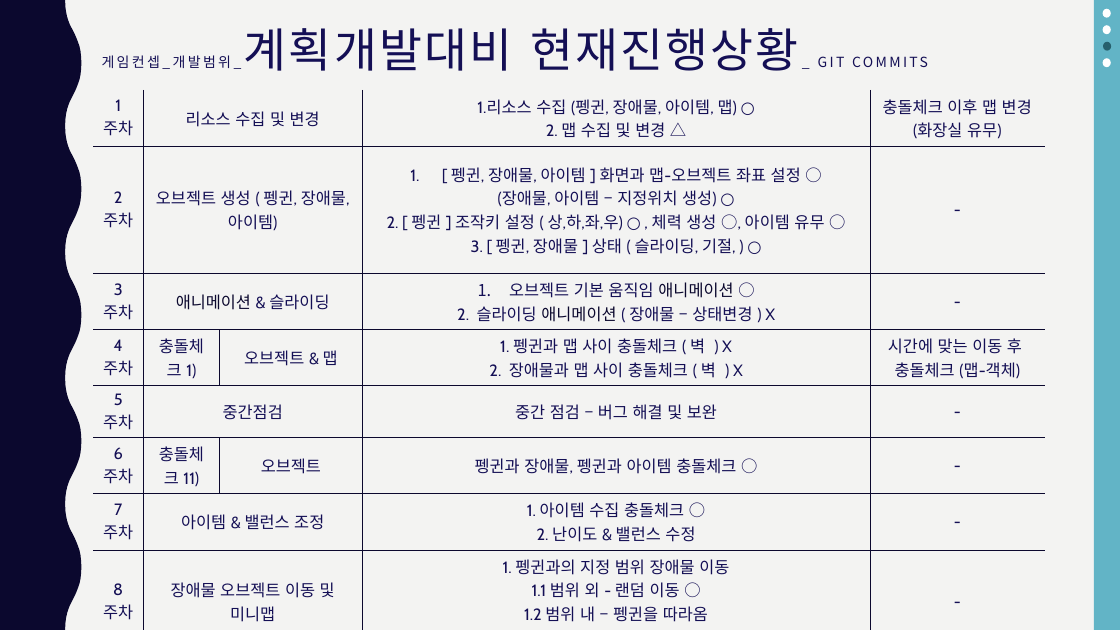
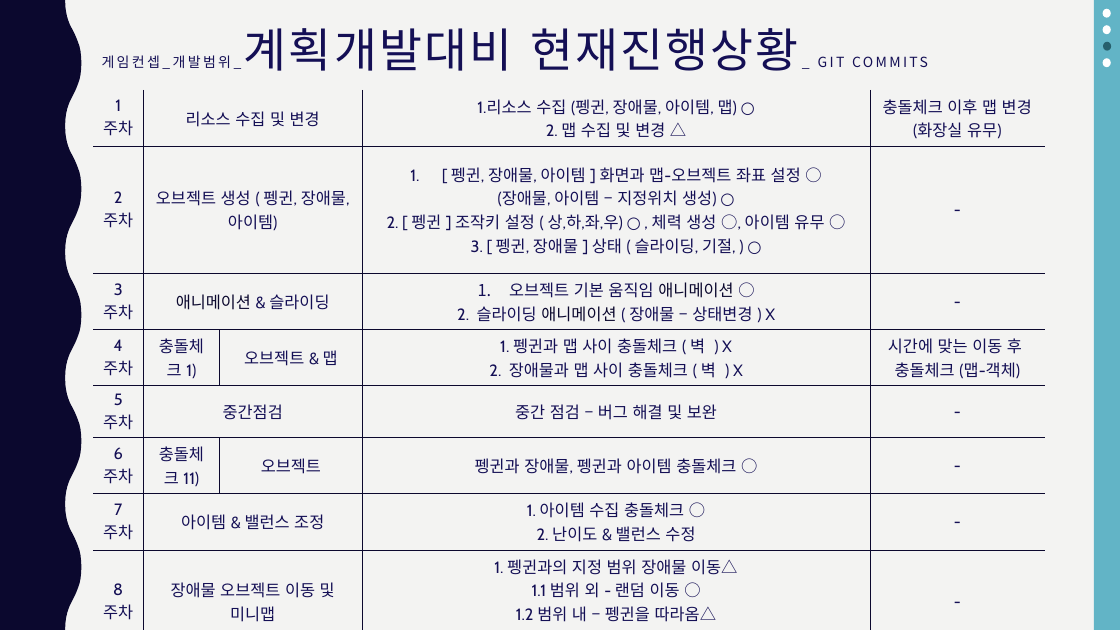
Before and after one commit to KU-t/2DGP_TERMP, a slide deck: slide 3 of document/2DGP_중간.pptx. Drawn at 1120x630 pixels with LibreOffice and Linux fonts; fonts in the diff are those of the drawing. Boxes give left, top, right and bottom in pixels: in the first picture for what was removed or moved away, otherwise in the second. Text is boxed around its words. In the diff, an @@ line names an element or a change of style, - is before the commit and + after.

```diff
--- a/document/2DGP_중간.pptx
+++ b/document/2DGP_중간.pptx
@@ table at <box>93,90,1046,626</box> @@
-row 8, column 4: 1. 펭귄과의 지정 범위 장애물 이동 / 1.1 범위 외 - 랜덤 이동 ○ / 1.2 범위 내 – 펭귄을 따라옴 / 2. 미니맵 생성
+row 8, column 4: 1. 펭귄과의 지정 범위 장애물 이동△ / 1.1 범위 외 - 랜덤 이동 ○ / 1.2 범위 내 – 펭귄을 따라옴△ / 2. 미니맵 생성
```
Also in this commit, not shown: 3 other files.
